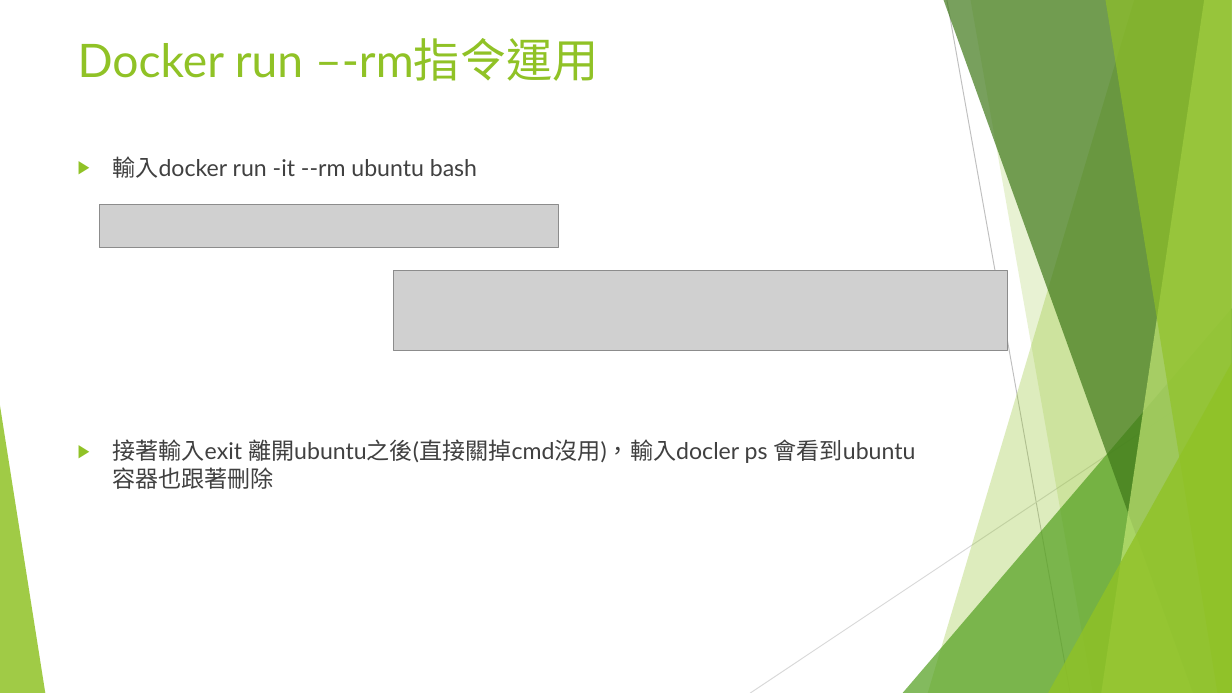
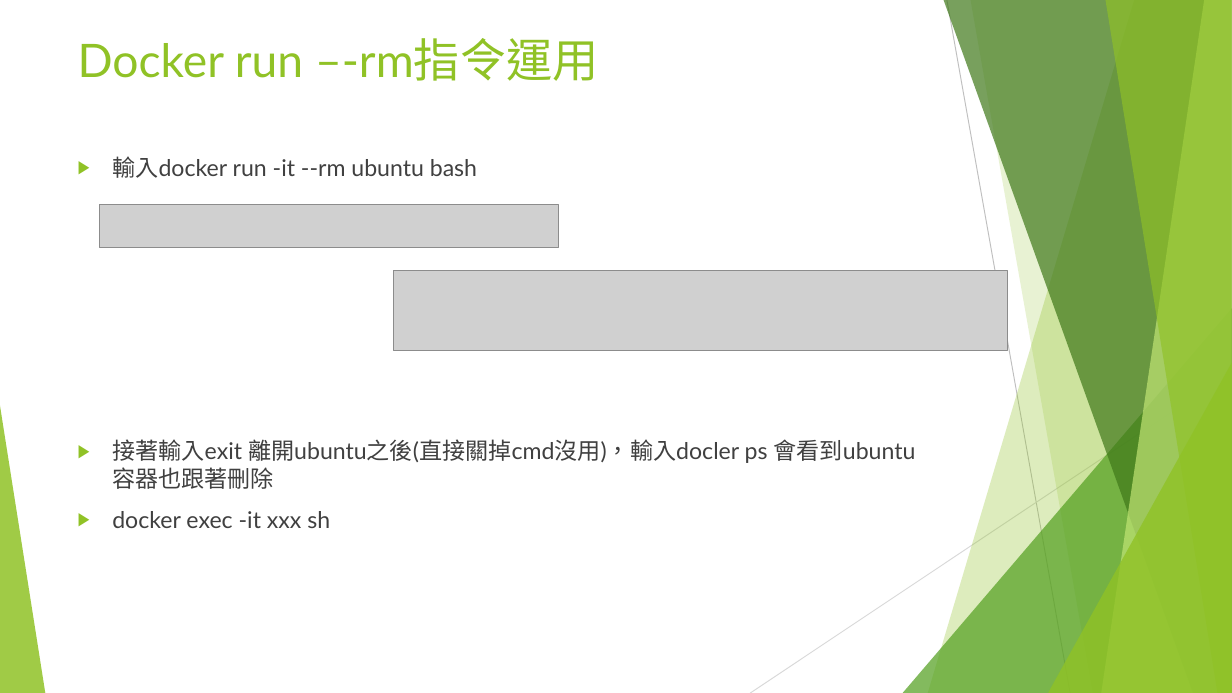
Before and after one commit to coolyuoo/Docker.Class3, a slide deck: slide 35 of 單元3.Dockerfile 解析.pptx. Drawn at 1232x693 pixels with LibreOffice and Linux fonts; fonts in the diff are those of the drawing; grey boxes stand for pictures. Boxes give left, top, right and bottom in pixels: in the first picture for what was removed or moved away, otherwise in the second. Text is boxed around its words. In the diff, an @@ line names an element or a change of style, - is before the commit and + after.

```diff
--- a/單元3.Dockerfile 解析.pptx
+++ b/單元3.Dockerfile 解析.pptx
@@ text at (112,511,330,528): paragraph added @@
+▶ docker exec -it xxx sh
```
Also in this commit, not shown: 2 other slides changed.
